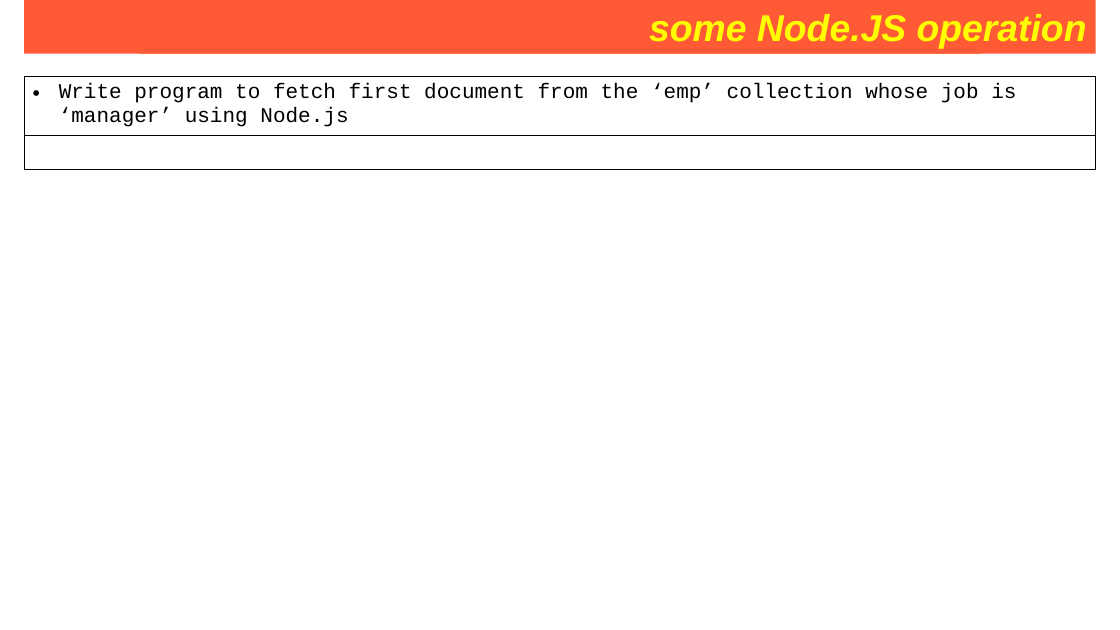
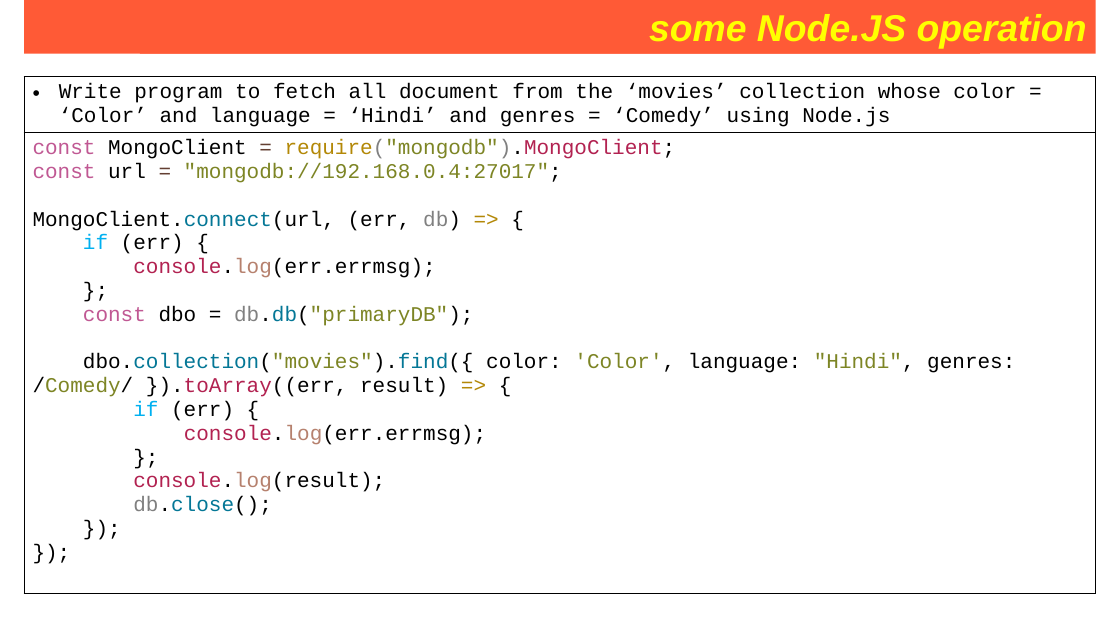
Before and after one commit to Saleel-Bagde/PPT-s, a slide deck: slide 254 of MongoDB PPT.pptx. Drawn at 1120x630 pixels with LibreOffice and Linux fonts; fonts in the diff are those of the drawing. Boxes give left, top, right and bottom in pixels: in the first picture for what was removed or moved away, otherwise in the second. Text is boxed around its words. In the diff, an @@ line names an element or a change of style, - is before the commit and + after.

```diff
--- a/MongoDB PPT.pptx
+++ b/MongoDB PPT.pptx
@@ table at <box>24,77,1096,623</box> @@
-row 1, column 1: Write program to fetch first document from the ‘emp’ collection whose job is ‘manager’ using Node.js
+row 1, column 1: Write program to fetch all document from the ‘movies’ collection whose color = ‘Color’ and language = ‘Hindi’ and genres = ‘Comedy’ using Node.js
@@ row 2, column 1: "" to "const MongoClient = require("mongodb").MongoClient; / const url = "mongodb://192.168.0.4:27017"; / MongoClient.connect(url, (err, db) => { / if (err) { / console.log(err.errmsg); / }; / const dbo = db.db("primaryDB"); / dbo.collection("movies").find({ color: 'Color', language: "Hindi", genres: /Comedy/ }).toArray((err, result) => { / if (err) { / console.log(err.errmsg); / }; / console.log(result); / db.close(); / }); / });" @@
```
